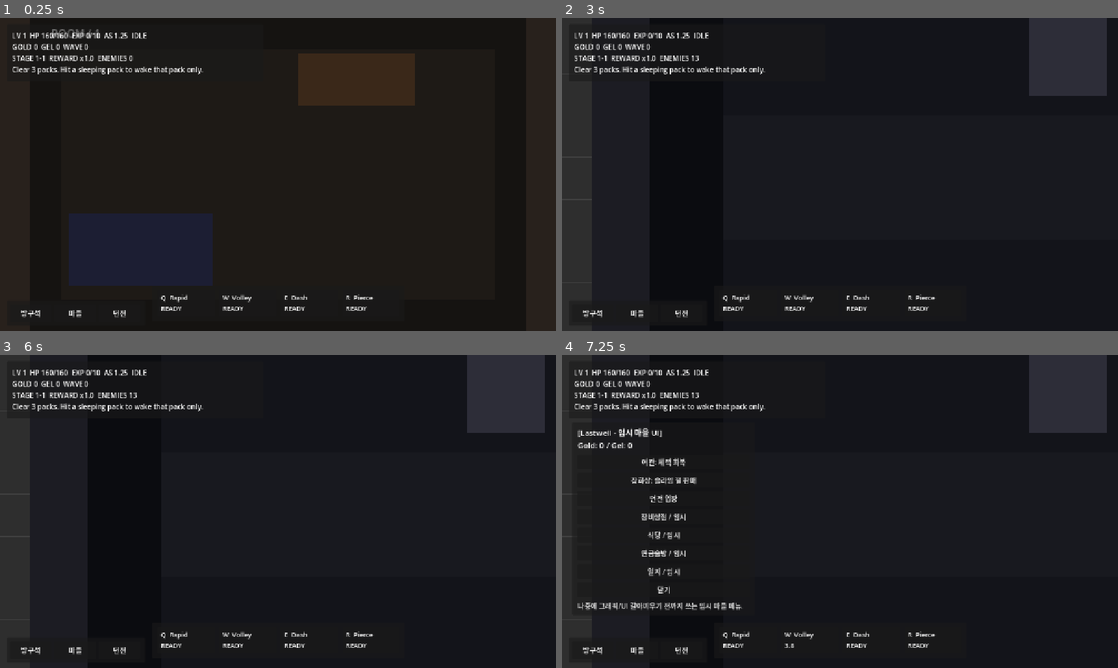
Above: before the commit, frames 1-4 (two rows, left to right).
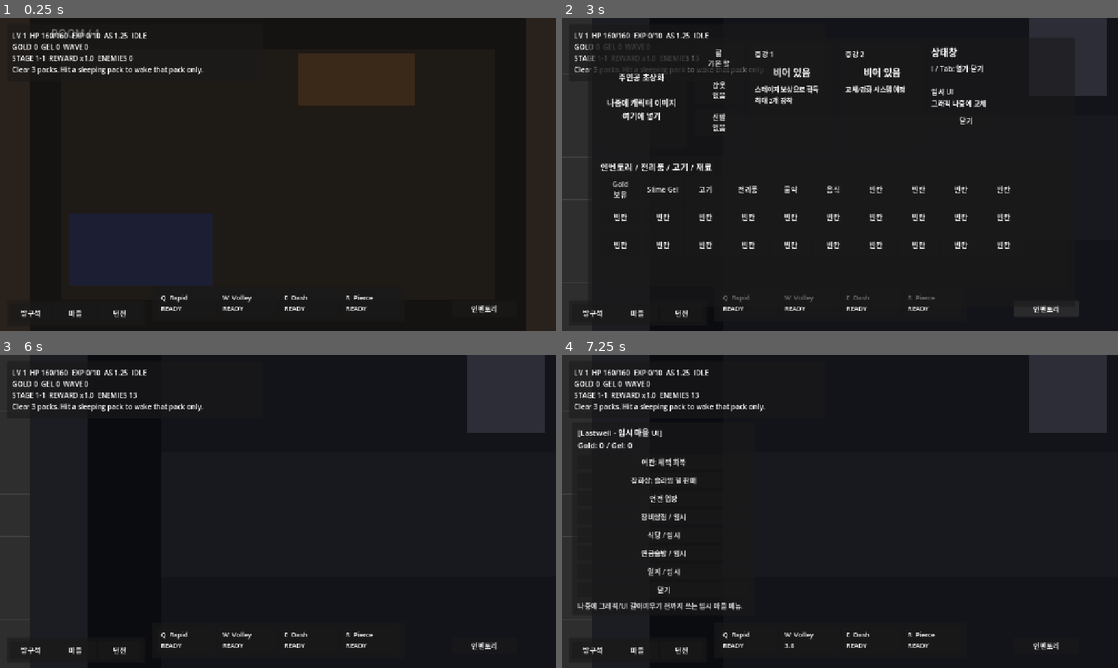
Above: after the commit, the same moments.

Repository: danyoon0760/last-archer
Game: Godot game, scene res://scenes/Main.tscn
The game is run twice, just before and just after one commit, with the same random seed, the same clock (stepped at 60 frames per second) and the same inputs.
Inputs (mouse positions are in pixels of both pictures, inside the frame that each line leads up to):
- Up to frame 1 (0.25 s): no input
- Up to frame 2 (3 s): click "방구석" at 0.5 s; click "마을" at 1.25 s; click "던전" at 2 s; click (1045, 309) at 2.75 s, where only the run after the commit has a clickable "인벤토리"
- Up to frame 3 (6 s): click (155, 395) at 3.5 s, where only the run after the commit has a clickable "활 기본 활"; click (155, 426) at 4.25 s, where only the run after the commit has a clickable "갑옷 없음"; click (155, 458) at 5 s, where only the run after the commit has a clickable "신발 없음"; click (405, 458) at 5.75 s, where only the run after the commit has a clickable "닫기"
- Up to frame 4 (7.25 s): tap Enter at 6.5 s; move the mouse to (962, 495) at 6.52 s; hold W from 6.53 s (still down); tap T at 6.6 s; click (962, 495) at 6.67 s

The runs differ from the first frame. In frame 1, less than 0.1% of the frame differs, in the area x 84-90%, y 91-95%; in frame 2, 4.6%, in the area x 4-90%, y 6-95%; in frame 3, less than 0.1%; in frame 4, less than 0.1%.

Commit message:
Wire rough inventory overlay into main scene

Diff:
--- a/scenes/Main.tscn
+++ b/scenes/Main.tscn
@@ -13,6 +13,7 @@
 [ext_resource type="PackedScene" path="res://scenes/TownMap.tscn" id="11_town_map_scene"]
 [ext_resource type="PackedScene" path="res://scenes/DungeonMap.tscn" id="12_dungeon_map_scene"]
 [ext_resource type="Script" path="res://scripts/stage_run_manager.gd" id="13_stage_run_script"]
+[ext_resource type="Script" path="res://scripts/inventory_overlay.gd" id="14_inventory_overlay_script"]
 
 [node name="Main" type="Node2D"]
 script = ExtResource("1_main_script")
@@ -44,3 +45,6 @@
 
 [node name="HUD" type="CanvasLayer" parent="."]
 script = ExtResource("9_hud_script")
+
+[node name="InventoryOverlay" type="CanvasLayer" parent="."]
+script = ExtResource("14_inventory_overlay_script")
Not shown: 1 places in scenes/Main.tscn that only renumber resources
